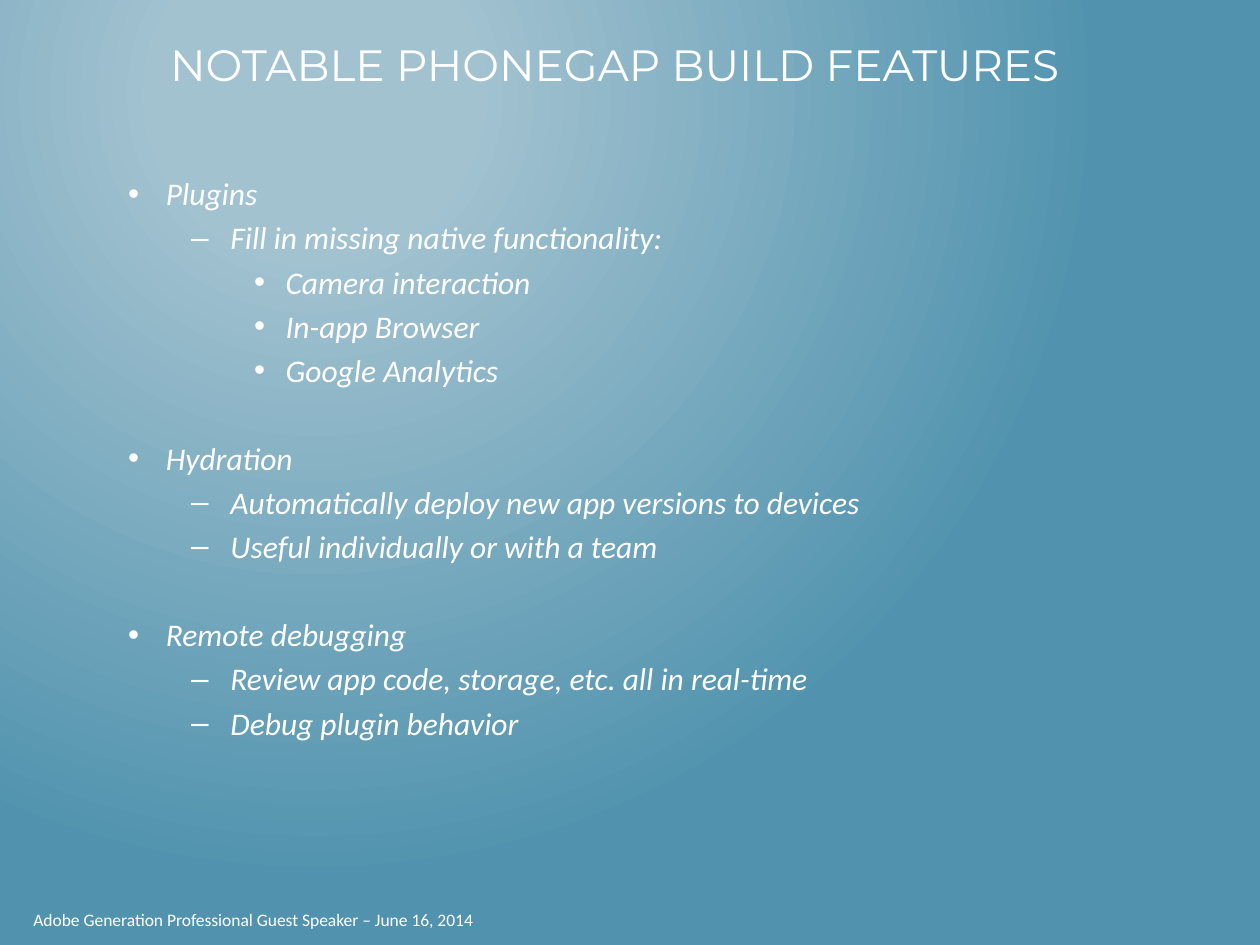
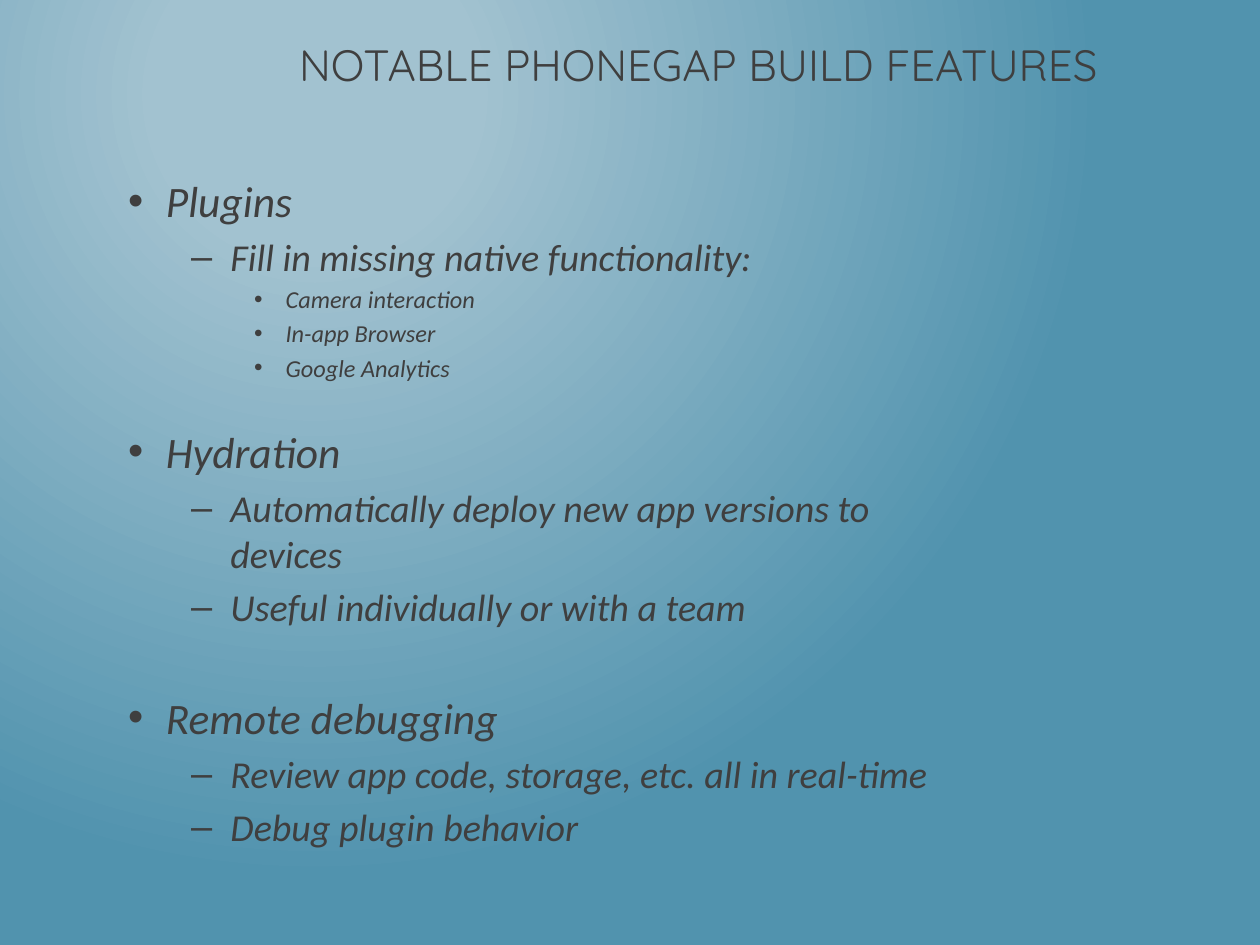
Before and after one commit to dotNetkow/Presentations, a slide deck: slide 21 of That Conference 2014/Building PhoneGap Mobile App w KendoUI.pptx (slide 9 before the commit). Drawn at 1260x945 pixels with LibreOffice and Linux fonts; fonts in the diff are those of the drawing. Boxes give left, top, right and bottom in pixels: in the first picture for what was removed or moved away, otherwise in the second. Text is boxed around its words. In the diff, an @@ line names an element or a change of style, - is before the commit and + after.

Commit message:
Began to build deck. Added intro and app creation slides.

```diff
--- a/That Conference 2014/Building PhoneGap Mobile App w KendoUI.pptx
+++ b/That Conference 2014/Building PhoneGap Mobile App w KendoUI.pptx
@@ title "NOTABLE PHONEGAP BUILD FEATURES" at [299,50,1098,82]: font Montserrat to Quicksand, text colour #FFFFFF to #3F3F3F; alignment left to centre @@
@@ text "Plugins" at [166,187,927,795]: size 18 to 24.8 pt in "Plugins", "Hydration", "Remote debugging"; text colour #FFFFFF to #3F3F3F; size 18 to 21.7 pt in "Fill in missing native functionality:", "Automatically deploy new app versions to devices", "Useful individually or with a team", "Review app code, storage, etc. all in ..." and 1 more places; size 18 to 13.9 pt in "Camera interaction", "In-app Browser", "Google Analytics"; more space between paragraphs @@
@@ text removed at [33,914,472,929] @@
-Adobe Generation Professional Guest Speaker – June 16, 2014
```
Also in this commit, not shown: 9 other slides changed, 13 slides added, 1 slide removed.
